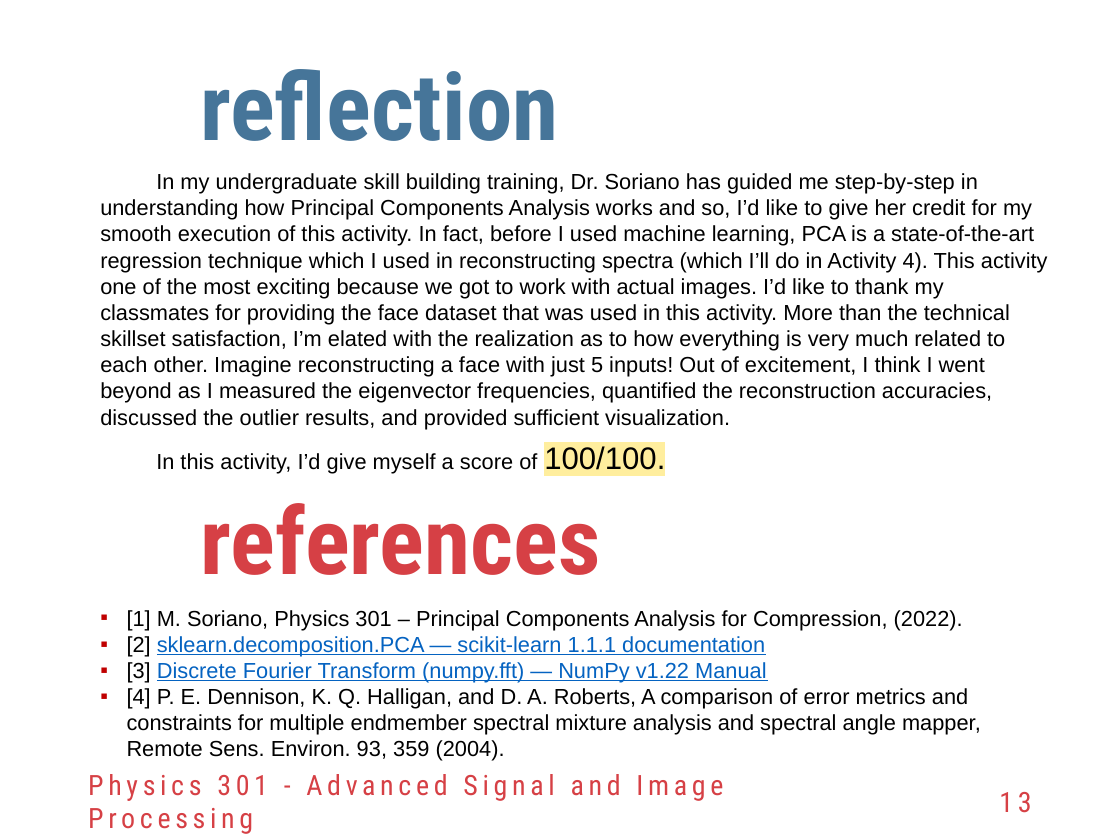
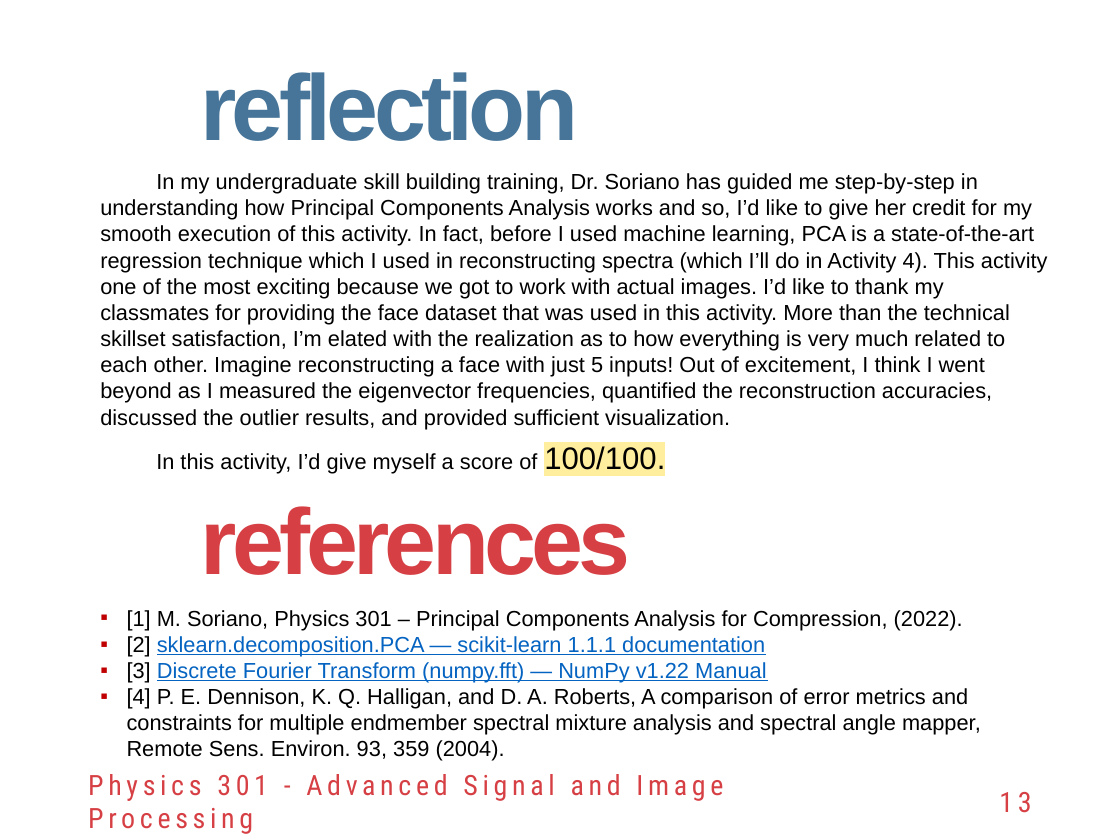
Before and after one commit to reneprincipejr/Physics-301, a slide deck: slide 13 of 03 PCA for Compression/Activity 3 - PCA for Compression.pptx. Drawn at 1120x840 pixels with LibreOffice and Linux fonts; fonts in the diff are those of the drawing; background and template pictures are left out. Boxes give left, top, right and bottom in pixels: in the first picture for what was removed or moved away, otherwise in the second. Text is boxed around its words. In the diff, an @@ line names an element or a change of style, - is before the commit and + after.

```diff
--- a/03 PCA for Compression/Activity 3 - PCA for Compression.pptx
+++ b/03 PCA for Compression/Activity 3 - PCA for Compression.pptx
@@ title "reflection" at box(200, 72, 578, 141): font Roboto Condensed to Arial, letter spacing 0 to -3 pt @@
@@ text "references" at box(201, 506, 631, 575): font Roboto Condensed to Arial, letter spacing 0 to -3 pt @@
```
Also in this commit, not shown: 8 other slides changed, 5 other files.
